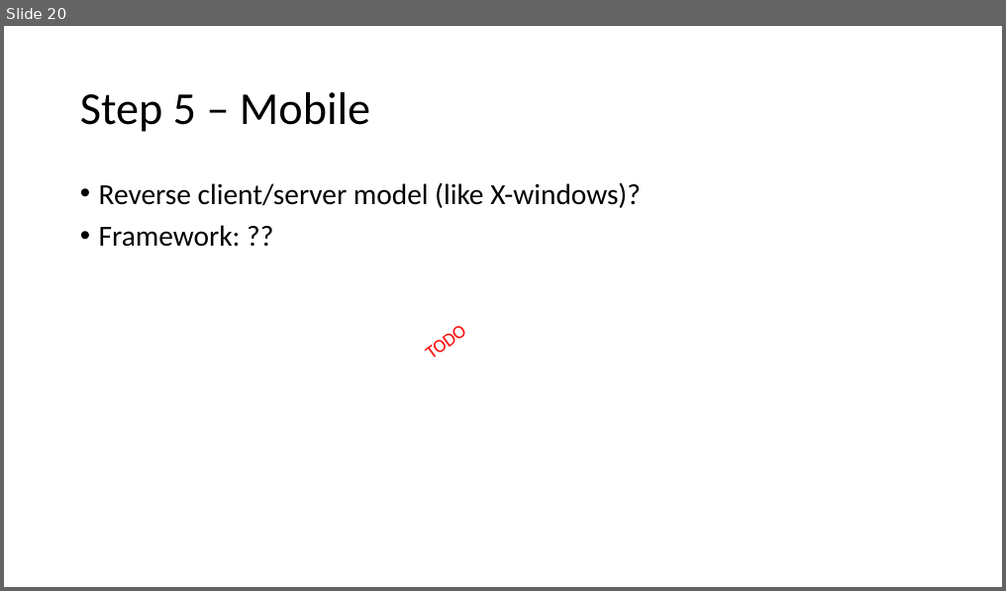
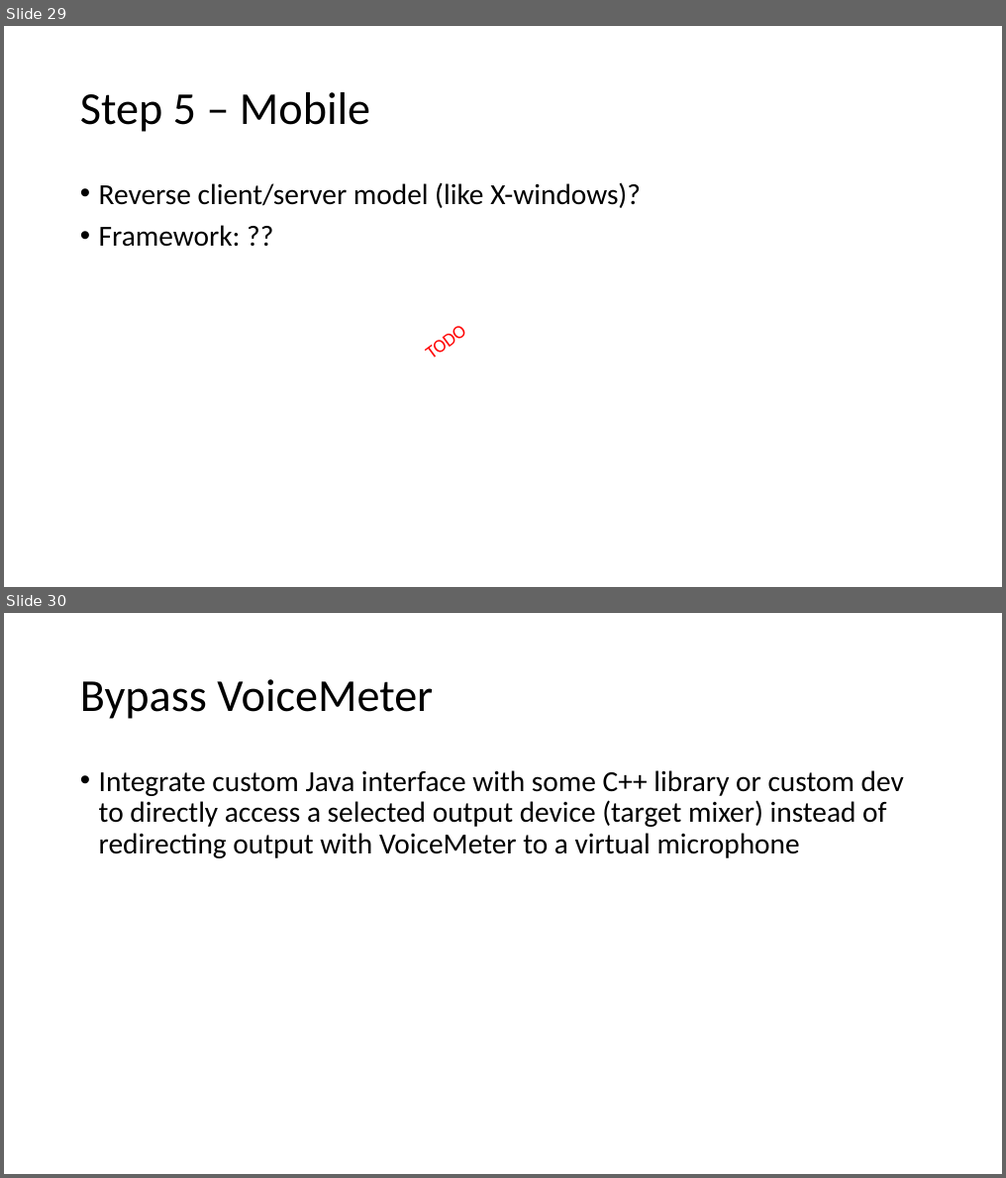
Before and after one commit to devidin/yavumeter, a slide deck: doc/Steps overview.pptx. Shown one above the other, each under a label of ours: slide 20 before the commit, slides 29 and 30 after it. The pictures are 1006x591 and 1006x1178 pixels, drawn with LibreOffice and Linux fonts; fonts in the diff are those of the drawing. Boxes give left, top, right and bottom in pixels: in the first picture for what was removed or moved away, otherwise in the second. Text is boxed around its words. In the diff, an @@ line names an element or a change of style, - is before the commit and + after.

```diff
--- a/doc/Steps overview.pptx
+++ b/doc/Steps overview.pptx
@@ slide 30 added at bbox=[4, 613, 1002, 1174], background #FFFFFF @@
@@ title added at bbox=[80, 679, 433, 719], 44 pt, text #000000 @@
+Bypass VoiceMeter
@@ text added at bbox=[99, 770, 904, 859], 28 pt, text #000000 @@
+• Integrate custom Java interface with some C++ library or custom dev to directly access a selected output device (target mixer) instead of redirecting output with VoiceMeter to a virtual microphone
@@ what was slide 20 is now slide 29 @@
```
Also in this commit, not shown: 1 slide changed, 9 other slides added, 8 other files.
